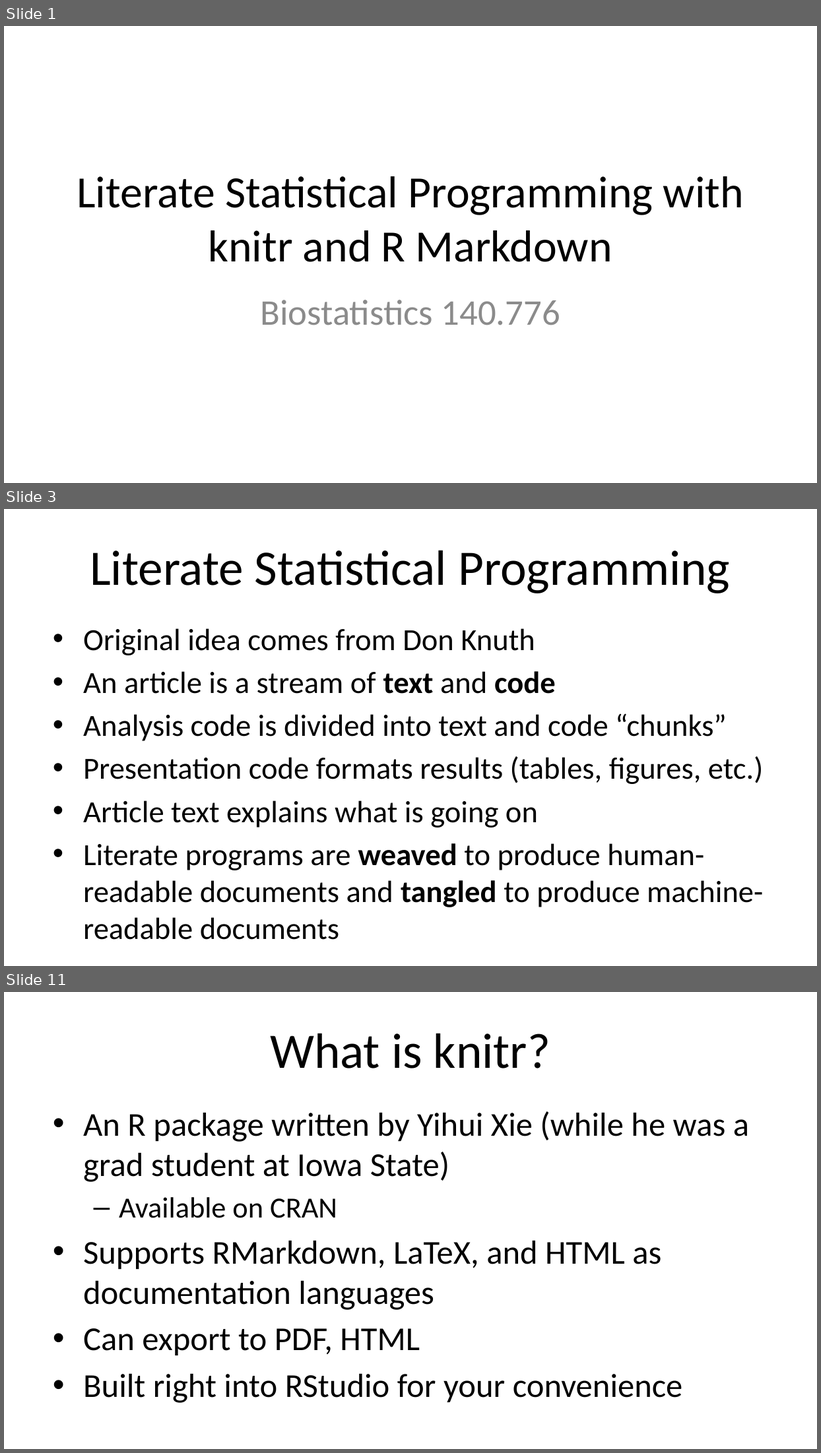
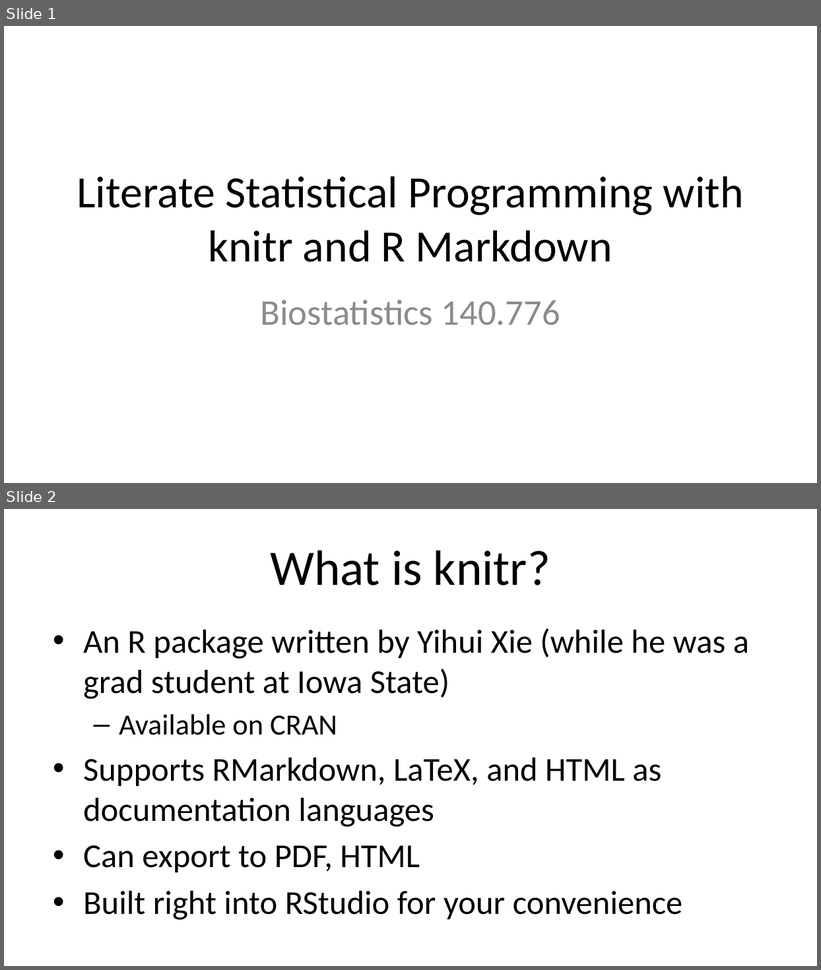
Before and after one commit to Max201510/Biostat776, a slide deck: notes/knitr.pptx. Shown one above the other, each under a label of ours: slides 1, 3 and 11 before the commit, slides 1 and 2 after it; the slides between them are not shown. The pictures are 821x1453 and 821x970 pixels, drawn with LibreOffice and Linux fonts; fonts in the diff are those of the drawing. Boxes give left, top, right and bottom in pixels: in the first picture for what was removed or moved away, otherwise in the second. Text is boxed around its words. In the diff, an @@ line names an element or a change of style, - is before the commit and + after.

```diff
--- a/notes/knitr.pptx
+++ b/notes/knitr.pptx
@@ slide 3 removed at <box>4,509,817,966</box>, background #FFFFFF @@
@@ title removed at <box>90,550,730,593</box> @@
-Literate Statistical Programming
@@ text removed at <box>83,628,763,940</box> @@
-• Original idea comes from Don Knuth
-• An article is a stream of text and code
-• Analysis code is divided into text and code “chunks”
-• Presentation code formats results (tables, figures, etc.)
-• Article text explains what is going on
-• Literate programs are weaved to produce human-readable documents and tangled to produce machine-readable documents
@@ what was slide 11 is now slide 2 @@
```
Also in this commit, not shown: 10 other slides removed, 1 other file.
